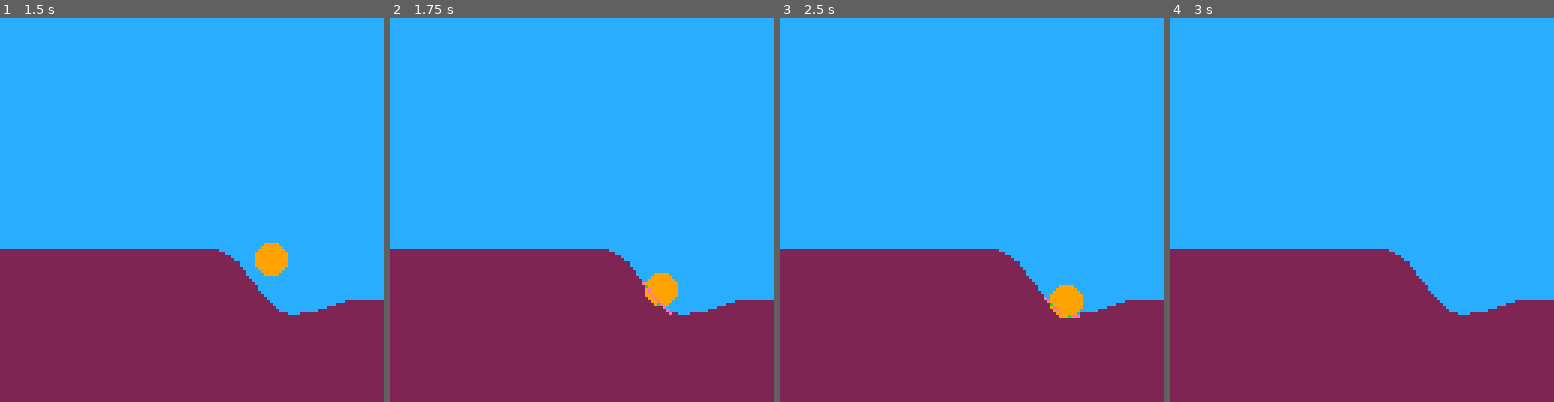
Above: before the commit, frames 1-4 (left to right).
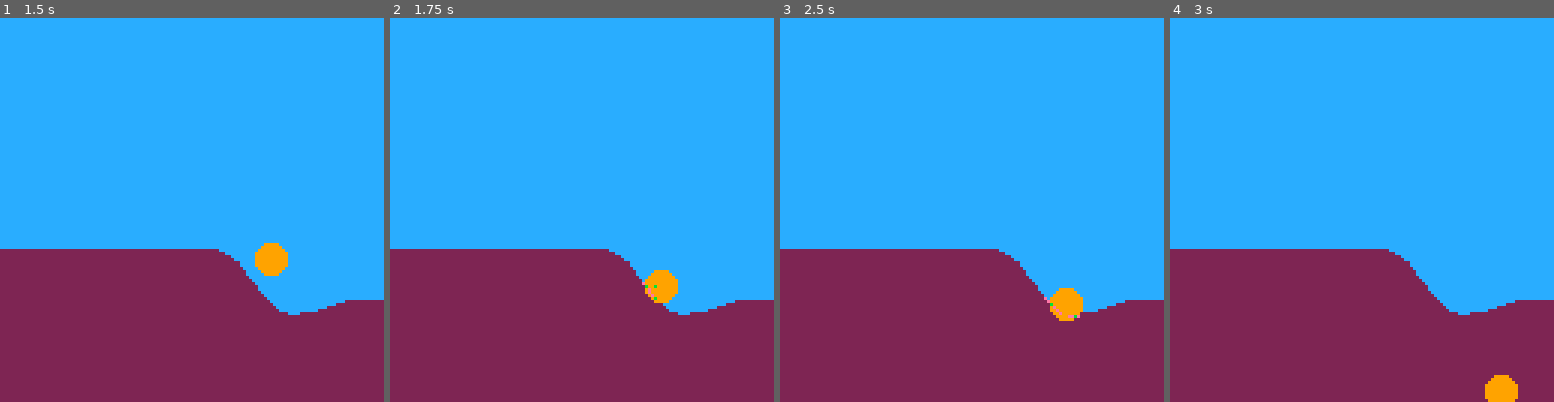
Above: after the commit, the same moments.

Repository: ajbowen249/pico_rico
Game: PICO-8 cartridge pico_rico.p8
Same seed, same stepped clock (60 frames per second), same inputs: the game is played once before the commit and once after it.
Inputs:
- Up to frame 1 (1.5 s): tap X (X key) at 0.33, 0.7, 1.43 s; tap O (Z key) at 1.07 s
- Up to frame 2 (1.75 s): no input
- Up to frame 3 (2.5 s): tap O (Z key) at 1.8, 2.43 s; hold Right from 2.33 s (still down)
- Up to frame 4 (3 s): keep holding Right; tap X (X key) at 2.58 s

Frame 1 is identical in both runs. In frame 2, 0.2% of the frame differs, in the area x 66-75%, y 65-78%; in frame 3, 0.1%; in frame 4, 0.5%, in the area x 82-91%, y 92-100%.

Commit message:
amend handler

Diff:
--- a/pico_rico.p8
+++ b/pico_rico.p8
@@ -590,41 +590,6 @@
       -- project that vector onto the vector of travel. divide the distance from start point by the total potential distance, and that ratio can be back-applied
       -- to our velocity vector to get our final point. i suspect that does not accurately capture the curvature of the edges of the circles, but we shall see
 
-      local start_point = self.location:add(next_velocity:normal():mul(self.size))
-
-      -- local distances = map(colliding_segments, function(seg)
-      --   local ds = map(seg.points, function(point)
-      --     return {
-      --       point = point,
-      --       distance = get_point_distance(start_point, point),
-      --     }
-      --   end)
-
-      --   return min_in(ds, function(p)
-      --     return p.distance
-      --   end)
-      -- end)
-
-
-      local closest_hit = min_in(map(colliding_segments, function(seg)
-        return min_in(map(seg.points, function(point)
-          return {
-            point = point,
-            distance = get_point_distance(start_point, point),
-          }
-        end), function(pair)
-          return pair.distance
-        end)
-      end), function(pair)
-        return pair.distance
-      end)
-
-      local to_hit = closest_hit.point:sub(start_point)
-      local total_distance = collider.circle2.center:sub(collider.circle1.center)
-
-      local hit_on_total = project_vectors(to_hit, total_distance)
-      local distance_ratio = hit_on_total:len() / get_point_distance(start_point, collider.circle2.center)
-
       -- this is pretty wrong...
       -- i don't even really know how it stops the ball...
       -- second frame, i guess?
@@ -638,11 +603,33 @@
       -- start point is bottom of the ball, but hit is on left edge. if it was going slow, the distance halfway around the ball is definitely farther than total
       -- potential travel, so the ratio ends up above 1
 
+      -- amendment 1 per above: distance is from center point, then subtract the radius instead of picking a "start point". also project from center point to hit
+      -- point instead of from the old "start point." this at least stopped the first observed >1 ratio. unsure if more cases exist
+
+      local closest_hit = min_in(map(colliding_segments, function(seg)
+        return min_in(map(seg.points, function(point)
+          return {
+            point = point,
+            distance = get_point_distance(self.location, point) - self.size,
+          }
+        end), function(pair)
+          return pair.distance
+        end)
+      end), function(pair)
+        return pair.distance
+      end)
+
+      local to_hit = closest_hit.point:sub(self.location)
+      local total_distance = collider.circle2.center:sub(collider.circle1.center)
+
+      local hit_on_total = project_vectors(to_hit, total_distance)
+      local distance_ratio = hit_on_total:len() / get_point_distance(self.location, collider.circle2.center)
+
       -- cls()
       -- print("ratio: " .. distance_ratio .. "\n")
       -- print("len: " .. hit_on_total:len() .. "\n")
-      -- print("total: " .. get_point_distance(start_point, collider.circle2.center) .. "\n")
-      -- print("start: (" .. start_point.x .. ", " .. start_point.y .. ")\n")
+      -- print("total: " .. get_point_distance(self.location, collider.circle2.center) .. "\n")
+      -- print("start: (" .. self.location.x .. ", " .. self.location.y .. ")\n")
       -- print("hit: (" .. closest_hit.point.x .. ", " .. closest_hit.point.y .. ")\n")
       -- print("on: (" .. hit_on_total.x .. ", " .. hit_on_total.y .. ")\n")
       -- stop()
